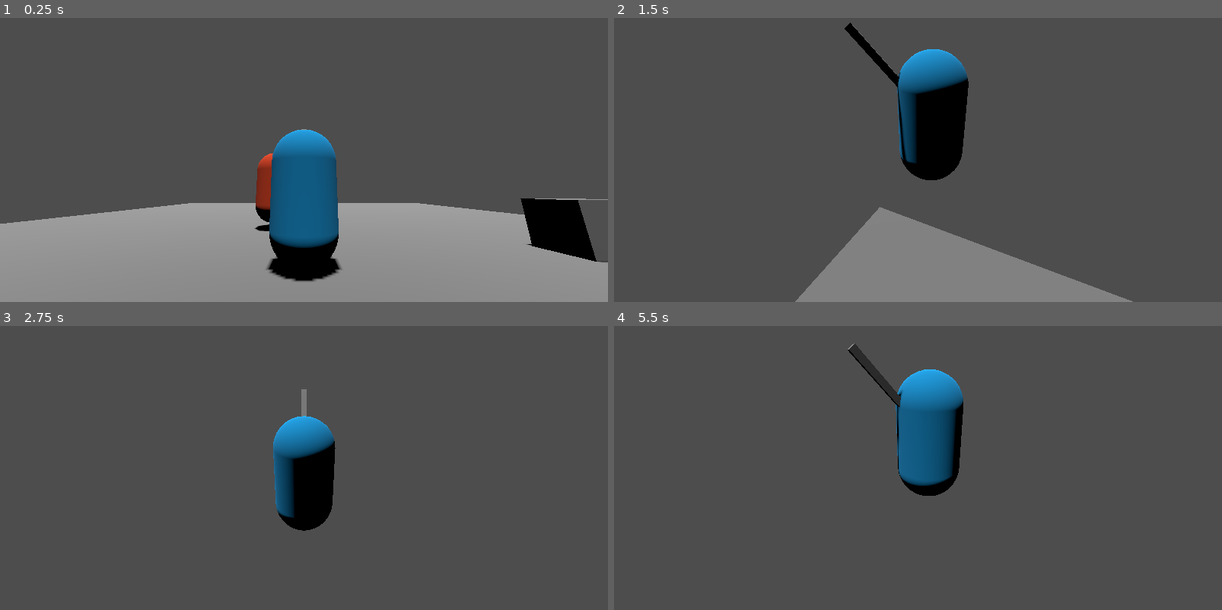
Above: before the commit, frames 1-4 (two rows, left to right).
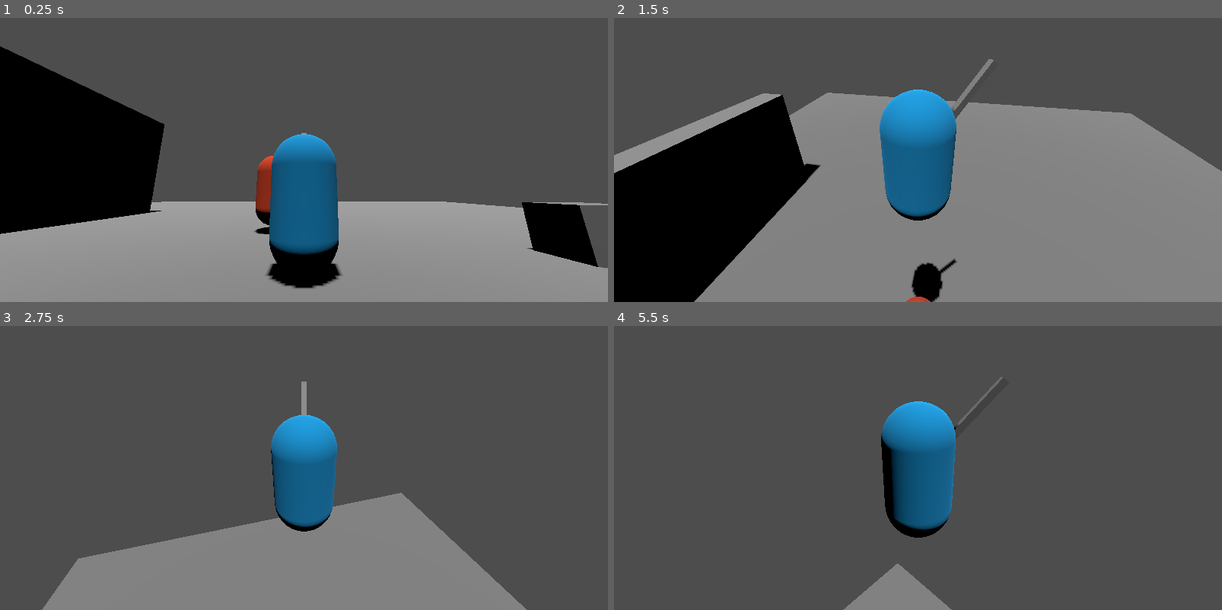
Above: after the commit, the same moments.

Repository: Snaiel/Godot4ThirdPersonCombatPrototype
Game: Godot game, scene res://scenes/Main.tscn
Same seed, same stepped clock (60 frames per second), same inputs: the game is played once before the commit and once after it. Before the commit the project starts from res://Main.tscn.
Inputs (mouse positions are in pixels of both pictures, inside the frame that each line leads up to):
- Up to frame 1 (0.25 s): no input
- Up to frame 2 (1.5 s): move the mouse to (948, 128) at 0.52 s; hold W (forward) from 0.53 s (still down); tap Middle mouse button (lock_on) at 0.6 s; tap Space (jump) at 0.77, 0.8, 1.07, 1.35 s; move the mouse to (887, 131) at 1.27 s
- Up to frame 3 (2.75 s): keep holding W (forward); tap Space (jump) at 1.52, 1.82, 2.3 s; tap Middle mouse button (lock_on) at 1.55 s; move the mouse to (316, 433) at 2.02 s; click (316, 433) at 2.1 s
- Up to frame 4 (5.5 s): keep holding W (forward); move the mouse to (911, 445) at 2.77 s; tap Middle mouse button (lock_on) at 2.85, 3.6, 4.55 s; tap Space (jump) at 3.02, 3.32, 3.77, 3.8, 4.07, 4.35, 4.52, 4.82, 5.3 s; move the mouse to (960, 442) at 3.52 s; move the mouse to (869, 433) at 4.27 s; move the mouse to (924, 439) at 5.02 s; click (924, 439) at 5.1 s

The runs differ from the first frame. In frame 1, 15% of the frame differs, in the area x 0-100%, y 9-96%; in frame 2, 60%, in the area x 0-100%, y 1-100%; in frame 3, 23%; in frame 4, 7.6%.

Commit message:
some refactoring

Diff:
--- a/Main.tscn
+++ /dev/null
@@ -1,53 +0,0 @@
-[gd_scene load_steps=9 format=3 uid="uid://cfip2n0nvr8n3"]
-
-[ext_resource type="PackedScene" uid="uid://cv8knl5vavfyy" path="res://Enemy.tscn" id="2_oia4d"]
-[ext_resource type="PackedScene" uid="uid://dujukbu10vbmm" path="res://Player.tscn" id="2_thr8q"]
-[ext_resource type="PackedScene" uid="uid://b075d85nmca7s" path="res://UserInterface.tscn" id="3_hlhuw"]
-
-[sub_resource type="BoxShape3D" id="BoxShape3D_kuabg"]
-size = Vector3(20, 1, 20)
-
-[sub_resource type="StandardMaterial3D" id="StandardMaterial3D_v2xbe"]
-albedo_color = Color(0.501961, 0.501961, 0.501961, 1)
-
-[sub_resource type="BoxMesh" id="BoxMesh_5pinl"]
-material = SubResource("StandardMaterial3D_v2xbe")
-size = Vector3(20, 1, 20)
-
-[sub_resource type="BoxShape3D" id="BoxShape3D_lc8bw"]
-
-[sub_resource type="BoxMesh" id="BoxMesh_i8f3h"]
-
-[node name="Node3D" type="Node3D"]
-
-[node name="Ground" type="StaticBody3D" parent="."]
-
-[node name="CollisionShape3D" type="CollisionShape3D" parent="Ground"]
-shape = SubResource("BoxShape3D_kuabg")
-
-[node name="MeshInstance3D" type="MeshInstance3D" parent="Ground"]
-mesh = SubResource("BoxMesh_5pinl")
-
-[node name="DirectionalLight3D" type="DirectionalLight3D" parent="."]
-transform = Transform3D(1, 0, 0, 0, 0.258819, 0.965926, 0, -0.965926, 0.258819, 0, 32.9971, 0)
-shadow_enabled = true
-
-[node name="Player" parent="." node_paths=PackedStringArray("enemy") instance=ExtResource("2_thr8q")]
-transform = Transform3D(1, 0, 0, 0, 1, 0, 0, 0, 1, 0, 2, 7.57123)
-enemy = NodePath("../Enemy")
-
-[node name="Box" type="StaticBody3D" parent="."]
-transform = Transform3D(1, 0, 0, 0, 1, 0, 0, 0, 1, 5.00014, 0.90213, 6.74538)
-
-[node name="CollisionShape3D" type="CollisionShape3D" parent="Box"]
-shape = SubResource("BoxShape3D_lc8bw")
-
-[node name="MeshInstance3D" type="MeshInstance3D" parent="Box"]
-mesh = SubResource("BoxMesh_i8f3h")
-
-[node name="Enemy" parent="." instance=ExtResource("2_oia4d")]
-transform = Transform3D(1, 0, 0, 0, 1, 0, 0, 0, 1, -0.908356, 2, 4.21994)
-
-[node name="UserInterface" parent="." instance=ExtResource("3_hlhuw")]
-
-[connection signal="lock_on" from="Player" to="UserInterface" method="_on_player_lock_on"]
--- a/project.godot
+++ b/project.godot
@@ -11,13 +11,13 @@
 [application]
 
 config/name="Third Person Combat Prototype"
-run/main_scene="res://Main.tscn"
+run/main_scene="res://scenes/Main.tscn"
 config/features=PackedStringArray("4.0", "Forward Plus")
 config/icon="res://icon.svg"
 
 [autoload]
 
-Globals="*res://Globals.gd"
+Globals="*res://scripts/globals.gd"
 
 [input]
 
--- a/Enemy.tscn
+++ b/scenes/Enemy.tscn
@@ -1,6 +1,6 @@
 [gd_scene load_steps=5 format=3 uid="uid://cv8knl5vavfyy"]
 
-[ext_resource type="Script" path="res://Enemy.gd" id="1_mnpq8"]
+[ext_resource type="Script" path="res://scripts/enemy.gd" id="1_nrck3"]
 
 [sub_resource type="StandardMaterial3D" id="StandardMaterial3D_t3wl8"]
 albedo_color = Color(0.898039, 0.278431, 0.137255, 1)
@@ -13,7 +13,7 @@
 [node name="Enemy" type="CharacterBody3D" groups=["enemy"]]
 collision_layer = 8
 collision_mask = 7
-script = ExtResource("1_mnpq8")
+script = ExtResource("1_nrck3")
 
 [node name="MeshInstance3D" type="MeshInstance3D" parent="."]
 mesh = SubResource("CapsuleMesh_gkoum")
--- /dev/null
+++ b/scenes/Main.tscn
@@ -0,0 +1,77 @@
+[gd_scene load_steps=12 format=3 uid="uid://cfip2n0nvr8n3"]
+
+[ext_resource type="PackedScene" uid="uid://cv8knl5vavfyy" path="res://scenes/Enemy.tscn" id="2_oia4d"]
+[ext_resource type="PackedScene" uid="uid://dujukbu10vbmm" path="res://scenes/Player.tscn" id="2_thr8q"]
+[ext_resource type="PackedScene" uid="uid://b075d85nmca7s" path="res://scenes/UserInterface.tscn" id="3_hlhuw"]
+[ext_resource type="Script" path="res://scripts/lock_on_system.gd" id="4_qiriw"]
+
+[sub_resource type="BoxShape3D" id="BoxShape3D_kuabg"]
+size = Vector3(30, 1, 30)
+
+[sub_resource type="StandardMaterial3D" id="StandardMaterial3D_v2xbe"]
+albedo_color = Color(0.501961, 0.501961, 0.501961, 1)
+
+[sub_resource type="BoxMesh" id="BoxMesh_5pinl"]
+material = SubResource("StandardMaterial3D_v2xbe")
+size = Vector3(30, 1, 30)
+
+[sub_resource type="BoxShape3D" id="BoxShape3D_lc8bw"]
+
+[sub_resource type="BoxMesh" id="BoxMesh_i8f3h"]
+
+[sub_resource type="BoxShape3D" id="BoxShape3D_0po3u"]
+size = Vector3(1, 5, 10)
+
+[sub_resource type="BoxMesh" id="BoxMesh_2up1i"]
+size = Vector3(1, 5, 10)
+
+[node name="Main" type="Node3D"]
+
+[node name="World" type="Node3D" parent="."]
+
+[node name="Ground" type="StaticBody3D" parent="World"]
+
+[node name="CollisionShape3D" type="CollisionShape3D" parent="World/Ground"]
+shape = SubResource("BoxShape3D_kuabg")
+
+[node name="MeshInstance3D" type="MeshInstance3D" parent="World/Ground"]
+mesh = SubResource("BoxMesh_5pinl")
+
+[node name="Box" type="StaticBody3D" parent="World"]
+transform = Transform3D(1, 0, 0, 0, 1, 0, 0, 0, 1, 5.00014, 0.90213, 6.74538)
+
+[node name="CollisionShape3D" type="CollisionShape3D" parent="World/Box"]
+shape = SubResource("BoxShape3D_lc8bw")
+
+[node name="MeshInstance3D" type="MeshInstance3D" parent="World/Box"]
+mesh = SubResource("BoxMesh_i8f3h")
+
+[node name="Wall" type="StaticBody3D" parent="World"]
+transform = Transform3D(1, 0, 0, 0, 1, 0, 0, 0, 1, -8.71779, 0.90213, 3.49402)
+
+[node name="CollisionShape3D" type="CollisionShape3D" parent="World/Wall"]
+transform = Transform3D(1, 0, 0, 0, 1, 0, 0, 0, 1, 0, 2, 0)
+shape = SubResource("BoxShape3D_0po3u")
+
+[node name="MeshInstance3D" type="MeshInstance3D" parent="World/Wall"]
+transform = Transform3D(1, 0, 0, 0, 1, 0, 0, 0, 1, 0, 2, 0)
+mesh = SubResource("BoxMesh_2up1i")
+
+[node name="DirectionalLight3D" type="DirectionalLight3D" parent="."]
+transform = Transform3D(1, 0, 0, 0, 0.258819, 0.965926, 0, -0.965926, 0.258819, 0, 32.9971, 0)
+shadow_enabled = true
+
+[node name="Player" parent="." instance=ExtResource("2_thr8q")]
+transform = Transform3D(1, 0, 0, 0, 1, 0, 0, 0, 1, 0, 2, 7.57123)
+
+[node name="Enemy" parent="." instance=ExtResource("2_oia4d")]
+transform = Transform3D(1, 0, 0, 0, 1, 0, 0, 0, 1, -0.908356, 2, 4.21994)
+
+[node name="UserInterface" parent="." instance=ExtResource("3_hlhuw")]
+
+[node name="LockOnSystem" type="Node3D" parent="." node_paths=PackedStringArray("potential_target")]
+script = ExtResource("4_qiriw")
+potential_target = NodePath("../Enemy")
+
+[connection signal="lock_on" from="LockOnSystem" to="Player" method="_on_lock_on_system_lock_on"]
+[connection signal="lock_on" from="LockOnSystem" to="UserInterface" method="_on_lock_on_system_lock_on"]
--- a/Player.tscn
+++ b/scenes/Player.tscn
@@ -1,8 +1,8 @@
 [gd_scene load_steps=7 format=3 uid="uid://dujukbu10vbmm"]
 
-[ext_resource type="Script" path="res://Player.gd" id="1_shj3y"]
-[ext_resource type="PackedScene" uid="uid://bkiap6xulr21q" path="res://Sword.tscn" id="2_fdsl5"]
-[ext_resource type="Script" path="res://CameraController.gd" id="2_kkeet"]
+[ext_resource type="Script" path="res://scripts/player.gd" id="1_lgfyt"]
+[ext_resource type="PackedScene" uid="uid://bkiap6xulr21q" path="res://scenes/Sword.tscn" id="2_7svmq"]
+[ext_resource type="Script" path="res://scripts/camera_controller.gd" id="3_fixly"]
 
 [sub_resource type="CapsuleShape3D" id="CapsuleShape3D_lnhvg"]
 margin = 0.08
@@ -16,7 +16,7 @@
 [node name="Player" type="CharacterBody3D"]
 collision_layer = 2
 collision_mask = 9
-script = ExtResource("1_shj3y")
+script = ExtResource("1_lgfyt")
 
 [node name="CapsuleCollider" type="CollisionShape3D" parent="."]
 shape = SubResource("CapsuleShape3D_lnhvg")
@@ -24,16 +24,14 @@
 [node name="Model" type="MeshInstance3D" parent="."]
 mesh = SubResource("CapsuleMesh_32q2g")
 
-[node name="Sword" parent="Model" instance=ExtResource("2_fdsl5")]
+[node name="Sword" parent="Model" instance=ExtResource("2_7svmq")]
 
 [node name="CameraController" type="SpringArm3D" parent="."]
 spring_length = 3.5
 margin = 0.2
-script = ExtResource("2_kkeet")
+script = ExtResource("3_fixly")
 mouse_sensitivity = 5
 camera_angle = 15
 
 [node name="Camera3D" type="Camera3D" parent="CameraController"]
 transform = Transform3D(1, 0, 0, 0, 0.965926, -0.258819, 0, 0.258819, 0.965926, 0, 0, 0)
-
-[connection signal="lock_on" from="." to="CameraController" method="_on_player_lock_on"]
--- a/Sword.tscn
+++ b/scenes/Sword.tscn
@@ -1,6 +1,6 @@
 [gd_scene load_steps=7 format=3 uid="uid://bkiap6xulr21q"]
 
-[ext_resource type="Script" path="res://Sword.gd" id="1_t6xjv"]
+[ext_resource type="Script" path="res://scripts/sword.gd" id="1_5whxk"]
 
 [sub_resource type="BoxMesh" id="BoxMesh_k3nak"]
 size = Vector3(0.1, 2, 0.1)
@@ -135,7 +135,7 @@
 [node name="Sword" type="Area3D"]
 collision_layer = 4
 collision_mask = 8
-script = ExtResource("1_t6xjv")
+script = ExtResource("1_5whxk")
 
 [node name="MeshInstance3D" type="MeshInstance3D" parent="."]
 transform = Transform3D(1, 0, 0, 0, 0.766044, 0.642787, 0, -0.642787, 0.766044, 0, 0.507535, -0.426912)
--- a/UserInterface.tscn
+++ b/scenes/UserInterface.tscn
@@ -1,7 +1,7 @@
 [gd_scene load_steps=3 format=3 uid="uid://b075d85nmca7s"]
 
-[ext_resource type="Script" path="res://UserInterface.gd" id="1_eg54h"]
-[ext_resource type="Texture2D" uid="uid://dishehhur7io2" path="res://white_dot.png" id="1_v2w42"]
+[ext_resource type="Script" path="res://scripts/user_interface.gd" id="1_2nhxu"]
+[ext_resource type="Texture2D" uid="uid://dishehhur7io2" path="res://assets/white_dot.png" id="1_v2w42"]
 
 [node name="UserInterface" type="Control"]
 layout_mode = 3
@@ -11,7 +11,7 @@
 grow_horizontal = 2
 grow_vertical = 2
 mouse_filter = 1
-script = ExtResource("1_eg54h")
+script = ExtResource("1_2nhxu")
 
 [node name="LockOn" type="TextureRect" parent="."]
 layout_mode = 1
--- a/CameraController.gd
+++ b/scripts/camera_controller.gd
@@ -12,7 +12,8 @@
 @export var lock_on_min_distance = 1
 @export var lock_on_max_distance = 10
 
-var _locked_on_enemy: Enemy = null
+var _lock_on_enemy: Enemy = null
+
 var _looking_direction
 var _target_look
 
@@ -31,12 +32,12 @@
 	if Input.is_action_just_pressed("ui_cancel"):
 		get_tree().quit()
 
-	if _locked_on_enemy:
-		_looking_direction = -global_position.direction_to(_locked_on_enemy.position)
+	if _lock_on_enemy:
+		_looking_direction = -global_position.direction_to(_lock_on_enemy.position)
 		_target_look = atan2(_looking_direction.x, _looking_direction.z)
 		var desired_rotation_y = lerp_angle(rotation.y, _target_look, 0.05)
 
-		var clamped_distance = clamp(position.distance_to(_locked_on_enemy.position), lock_on_min_distance, lock_on_max_distance)
+		var clamped_distance = clamp(position.distance_to(_lock_on_enemy.position), lock_on_min_distance, lock_on_max_distance)
 		var normalized_distance = (clamped_distance - lock_on_min_distance) / (lock_on_max_distance - lock_on_min_distance)
 		normalized_distance = smoothstep(0.0, 1.0, normalized_distance)
 		var angle = lerp(lock_on_max_angle, lock_on_min_angle, normalized_distance)
@@ -46,7 +47,7 @@
 		rotation.x = lerp(rotation.x, desired_rotation_x, 0.05)
 
 func _unhandled_input(event):
-	if event is InputEventMouseMotion and not _locked_on_enemy:
+	if event is InputEventMouseMotion and not _lock_on_enemy:
 		rotation.x -= event.relative.y * mouse_sensitivity
 		rotation_degrees.x = clamp(rotation_degrees.x, -90.0, 30.0)
 
@@ -57,5 +58,5 @@
 	var pos = _cam.unproject_position(enemy.global_position)
 	return pos
 
-func _on_player_lock_on(enemy: Enemy):
-	_locked_on_enemy = enemy
+func lock_on(enemy: Enemy):
+	_lock_on_enemy = enemy
--- a/Enemy.gd
+++ b/scripts/enemy.gd
@@ -21,4 +21,4 @@
 
 func get_hit():
 	var player = Globals.player
-	velocity = (position - player.position).normalized() * 2
+	velocity = (position - player.position).normalized() * 4
--- a/Globals.gd
+++ b/scripts/globals.gd
@@ -2,3 +2,4 @@
 
 var player : Player
 var camera_controller: CameraController
+var lock_on_system: LockOnSystem
--- /dev/null
+++ b/scripts/lock_on_system.gd
@@ -0,0 +1,20 @@
+class_name LockOnSystem
+extends Node3D
+
+signal lock_on(enemy: Enemy)
+
+@export var enemy: Enemy = null
+@export var potential_target: Enemy = null
+
+# Called when the node enters the scene tree for the first time.
+func _ready():
+	Globals.lock_on_system = self
+
+# Called every frame. 'delta' is the elapsed time since the previous frame.
+func _process(_delta):
+	if Input.is_action_just_pressed("lock_on"):
+		if enemy:
+			enemy = null
+		else:
+			enemy = potential_target
+		lock_on.emit(enemy)
--- a/Player.gd
+++ b/scripts/player.gd
@@ -1,13 +1,9 @@
 class_name Player
 extends CharacterBody3D
 
-signal lock_on(enemy: Enemy)
-
-@export var speed = 7.0
-@export var jump_strength = 20.0
-@export var gravity = 50.0
-
-@export var enemy: Enemy
+@export var speed = 5.0
+@export var jump_strength = 10
+@export var gravity = 20
 
 @onready var _camera_controller: CameraController = $CameraController
 @onready var _model = $Model
@@ -18,17 +14,46 @@
 var _looking_direction
 var _target_look
 
-var _locked_on = false
+var _lock_on_enemy: Enemy = null
+
+var angle = 0.0
 
 func _ready():
 	Globals.player = self
+	_target_look = _camera_controller.rotation.y
+	_looking_direction = Vector3.FORWARD
 
 func _physics_process(delta):
+	_model.rotation_degrees.y = wrapf(_model.rotation_degrees.y, -180, 180.0)
+
 	var move_direction = Vector3.ZERO
 
 	move_direction.x = Input.get_action_strength("right") - Input.get_action_strength("left")
 	move_direction.z = Input.get_action_strength("backward") - Input.get_action_strength("forward")
-	move_direction = move_direction.rotated(Vector3.UP, _camera_controller.rotation.y).normalized()
+
+	if _lock_on_enemy:
+		_looking_direction = -global_position.direction_to(_lock_on_enemy.global_position)
+		_target_look = atan2(_looking_direction.x, _looking_direction.z)
+		_model.rotation.y = lerp_angle(_model.rotation.y, _target_look, 0.2)
+
+		if move_direction.length() > 0.2:
+			move_direction = move_direction.rotated(
+				Vector3.UP,
+				_target_look + sign(move_direction.x) * 0.02
+			).normalized()
+	elif move_direction.length() > 0.2:
+		_turning = true
+		_looking_direction = -Vector3(_velocity.x, 0, _velocity.z)
+		_target_look = atan2(_looking_direction.x, _looking_direction.z)
+
+		move_direction = move_direction.rotated(Vector3.UP, _camera_controller.rotation.y).normalized()
+
+	# Makes sure the model is rotated fully to the desired direction
+	# even if pressed for a short period of time
+	if _turning:
+		if abs(_model.rotation.y - _target_look) < 0.01:
+			_turning = false
+		_model.rotation.y = lerp_angle(_model.rotation.y, _target_look, 0.2)
 
 	_velocity.x = move_direction.x * speed
 	_velocity.z = move_direction.z * speed
@@ -40,28 +65,11 @@
 	velocity = _velocity
 	move_and_slide()
 
-	if _locked_on:
-		_looking_direction = -_model.global_position.direction_to(enemy.global_position)
-		_target_look = atan2(_looking_direction.x, _looking_direction.z)
-		_model.rotation.y = lerp_angle(_model.rotation.y, _target_look, 0.1)
-	elif move_direction.length() > 0.2:
-		_turning = true
-		_looking_direction = -Vector3(_velocity.x, 0, _velocity.z)
-		_target_look = atan2(_looking_direction.x, _looking_direction.z)
-
-	# Makes sure the model is rotated fully to the desired direction
-	# even if pressed for a short period of time
-	if _turning:
-		if abs(_model.rotation.y - _target_look) < 0.01:
-			_turning = false
-		_model.rotation.y = lerp_angle(_model.rotation.y, _target_look, 0.2)
 
 func _process(_delta):
 	_camera_controller.position = _camera_controller.position.slerp(position, 0.2)
 
-	if Input.is_action_just_pressed("lock_on"):
-		_locked_on = not _locked_on
-		if _locked_on:
-			lock_on.emit(enemy)
-		else:
-			lock_on.emit(null)
+
+func _on_lock_on_system_lock_on(enemy):
+	_lock_on_enemy = enemy
+	_camera_controller.lock_on(enemy)
--- a/UserInterface.gd
+++ b/scripts/user_interface.gd
@@ -1,6 +1,7 @@
+class_name UserInterface
 extends Control
 
-@export var locked_on_enemy: Enemy
+var _lock_on_enemy: Enemy = null
 
 @onready var _lock_on_texture = $LockOn
 
@@ -8,12 +9,13 @@
 func _ready():
 	_lock_on_texture.visible = false
 
+
 func _process(_delta):
-	if locked_on_enemy:
-		var pos = Globals.camera_controller.get_lock_on_position(locked_on_enemy)
+	if _lock_on_enemy:
+		var pos = Globals.camera_controller.get_lock_on_position(_lock_on_enemy)
 		var lock_on_pos = Vector2(pos.x - _lock_on_texture.size.x / 2, pos.y - _lock_on_texture.size.y / 2)
 		_lock_on_texture.position = lock_on_pos
+	_lock_on_texture.visible = _lock_on_enemy != null
 
-func _on_player_lock_on(enemy: Enemy):
-	locked_on_enemy = enemy
-	_lock_on_texture.visible = enemy != null
+func _on_lock_on_system_lock_on(enemy):
+	_lock_on_enemy = enemy
Renamed: white_dot.png -> assets/white_dot.png
Not shown, changed: assets/white_dot.png.import
Renamed: Sword.gd -> scripts/sword.gd
